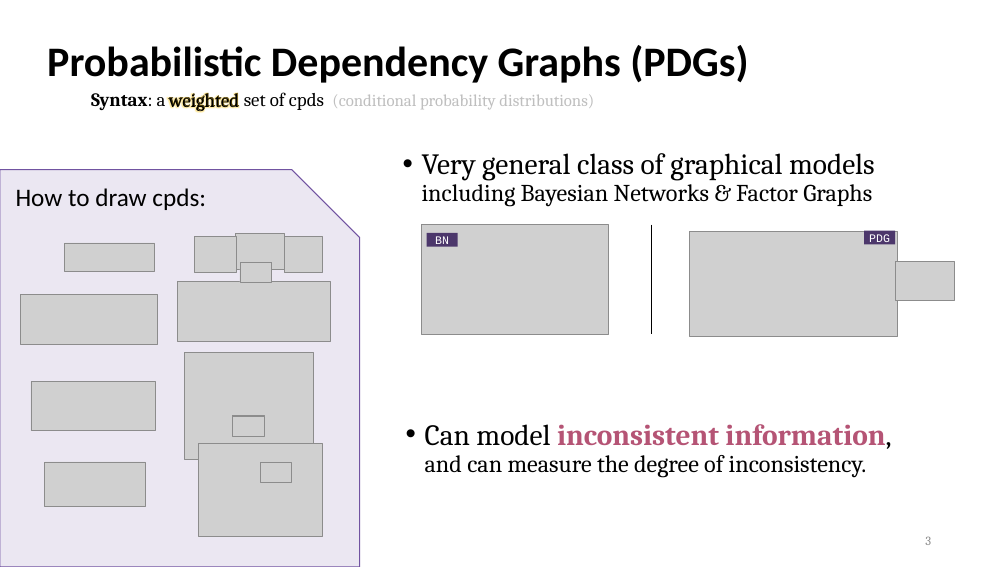
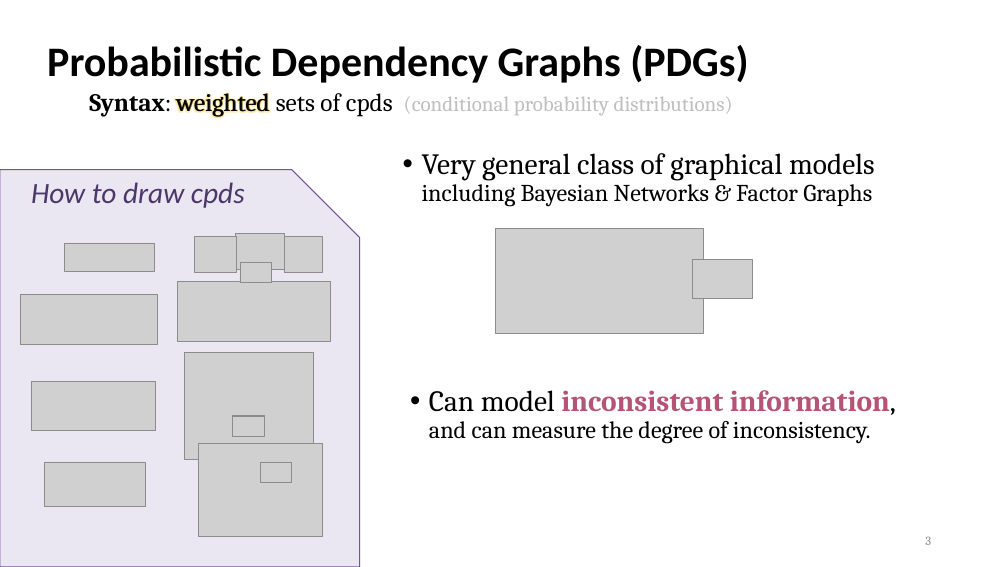
Before and after one commit to orichardson/pdg-expts, a slide deck: slide 3 of present/AISTATS-2022/one-true-loss.pptx. Drawn at 1008x567 pixels with LibreOffice and Linux fonts; fonts in the diff are those of the drawing; grey boxes stand for pictures; background and template pictures are left out. Boxes give left, top, right and bottom in pixels: in the first picture for what was removed or moved away, otherwise in the second. Text is boxed around its words. In the diff, an @@ line names an element or a change of style, - is before the commit and + after.

```diff
--- a/present/AISTATS-2022/one-true-loss.pptx
+++ b/present/AISTATS-2022/one-true-loss.pptx
@@ text "weighted" moved from (x1=169, y1=93, x2=239, y2=112) to (x1=176, y1=93, x2=269, y2=117) @@
@@ text "weighted" at (x1=176, y1=93, x2=269, y2=117): size 18 to 24 pt @@
@@ text at (x1=89, y1=93, x2=733, y2=117): text changed; size 16 to 20 pt @@
-Syntax: a weighted set of cpds (conditional probability distributions)
+Syntax: weighted sets of cpds (conditional probability distributions)
@@ text at (x1=31, y1=182, x2=245, y2=208): text changed; size 24 to 28 pt; text colour #000000 to #4C376B; italic on @@
-How to draw cpds:
+How to draw cpds
@@ picture removed at (x1=422, y1=225, x2=609, y2=334) @@
@@ rectangle removed at (x1=426, y1=233, x2=457, y2=247) @@
-BN
@@ picture moved from (x1=690, y1=231, x2=898, y2=336) to (x1=496, y1=229, x2=704, y2=333) @@
@@ line removed from (652, 225) to (652, 334) @@
@@ rectangle removed at (x1=864, y1=231, x2=895, y2=244) @@
-PDG
@@ picture moved from (x1=895, y1=262, x2=954, y2=300) to (x1=693, y1=260, x2=752, y2=299) @@
@@ text "Can model inconsistent information, and ..." moved from (x1=425, y1=424, x2=891, y2=477) to (x1=429, y1=390, x2=896, y2=444) @@
```
Also in this commit, not shown: 10 other slides changed, 1 slide added, 9 slides removed, 2 other files.
